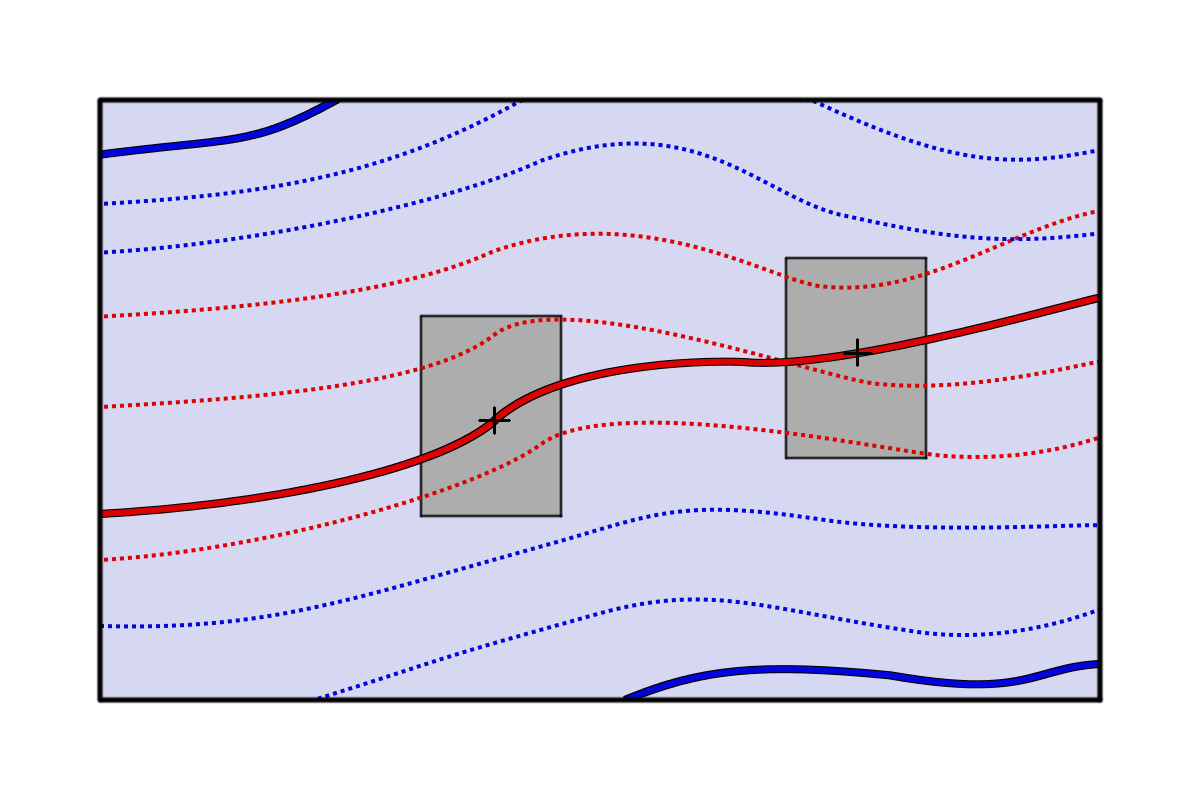
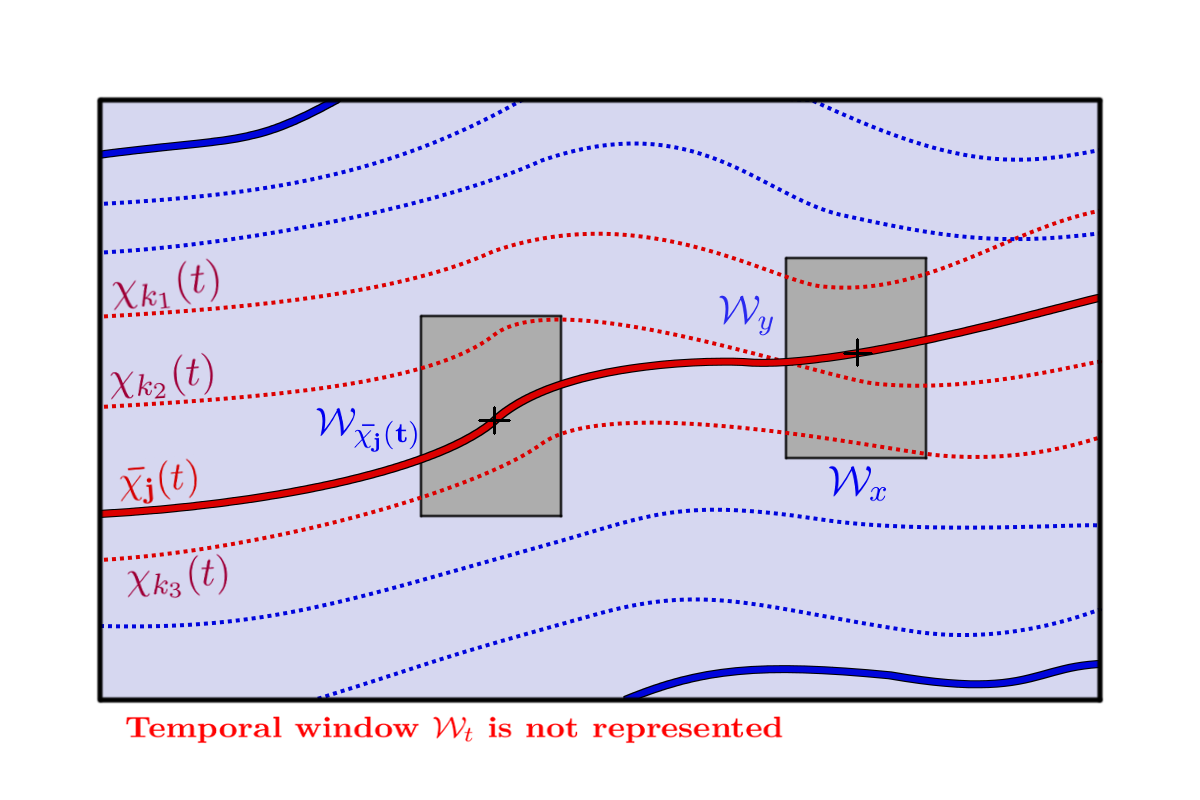
Layered file, before and after one edit (w=1200, h=800). Changes by layer:
added layer "Calque Copié #7" (multiply) above "Calque Copié #6" over [left=112, top=257, right=220, bottom=311]
added layer "Calque Copié #6" (multiply) above "Calque Copié #4" over [left=110, top=352, right=214, bottom=400]
added layer "Calque Copié #4" (multiply) above "Calque Copié #5" over [left=127, top=553, right=228, bottom=599]
added layer "Calque Copié #5" (multiply) above "Calque Copié #3" over [left=119, top=458, right=198, bottom=504]
added layer "Calque Copié #3" (multiply, 81%) above "Calque Copié #2" over [left=719, top=295, right=773, bottom=336]
added layer "Calque Copié #2" (multiply) above "Calque Copié" over [left=829, top=465, right=887, bottom=502]
added layer "Calque Copié" above "Calque #1" over [left=125, top=716, right=783, bottom=744]
added layer "Calque Copié #1" (multiply) above "filter2" over [left=316, top=407, right=418, bottom=453]
